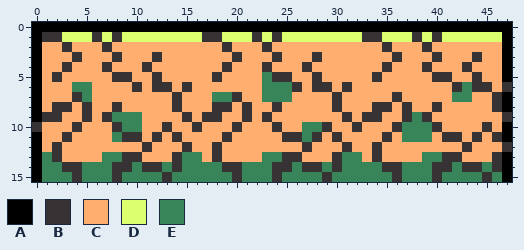
Two versions of one pixel-art file, assets/Textures/tilemap/cracked.ase. The picture above is the old version.
48x16 pixels, 1 frame.
Visible layers, top first: "Layer 2", "Layer 1".
Palette (. is transparent): A #000000  B #373334  C #ffae70  D #dcff70  E #39855a
Pixels before, first column x 0:
 0 AAAAAAAAAAAAAAAAAAAAAAAAAAAAAAAAAAAAAAAAAAAAAAAA
 1 ABBDDDBDBDDDDDDDDBBDDDBDBDDDDDDDDBBDDDBDBDDDDDDA
 2 ACCBCCCBCCCCCCCCCCCBCCCBCCCCCCCCCCCBCCCBCCCCCCCA
 3 ACCCBCCCBCCCBCCCCCCCBCCCBCCCBCCCCCCCBCCCBCCCBCCA
 4 ACCBCCCBCCCBCCCCCCCBCCCBCCCBCCCCCCCBCCCBCCCBCCCA
 5 ACBCCCCCBBCCBCCCCCBCCCCEBBCCBCCCCCBCCCCCBBCCBCCA
 6 ACCCEECCCCBCBBCBCCCCCCCEEEBCBBCBCCCCCCCCCCBEBBCB
 7 ACCCBECCCCCCCCBCCCEEBCCEEECCCCBCCCCCBCCCCCEECCBA
 8 ACBBCBCCBCCCCCBCCCBBCBCCBCCCCCBCCCBBCBCCBCCCCCBA
 9 ABBCCBCBEEECCCCBCBBCCBCBCCCCCCCBCBBCCBEBCCCCCCCB
10 BCCCBCCCBEECCBCCBCCCBCCCBCCEEBCCBCCCBEEEBCCCCBCA
11 ACCBCCCCEBBCBCBCCCCBCCCCCBBEBCBCCCCBCEEECBBCBCBA
12 ACBCCCCCCCCBCCCBCCBCCCCCCCCBCCCBCCBCCCCCCCCBCCCB
13 AEBCCCCEEBBCCCBEECBCCCCEEBBCCCBEECBCCCCEEBBCCCBA
14 AEEBBEEEBBEBBEBEEEEBBEEEBBEBBEBEEEEBBEEEBBEBBEBA
15 AEEEBEEEBEEEEBEEEEEEBEEEBEEEEBEEEEEEBEEEBEEEEBEA
The result:
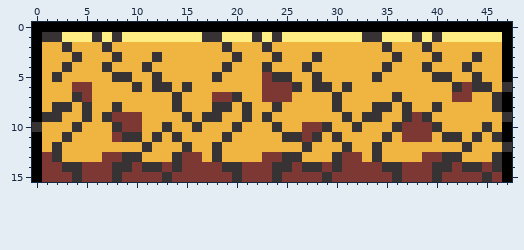
The exact change:
colour C: #ffae70 -> #f0b541
colour D: #dcff70 -> #ffee83
colour E: #39855a -> #7d3833
Where, in picture pixels (left, top, right, bottom), the same in both pictures:
changed: (42, 32, 502, 182)
